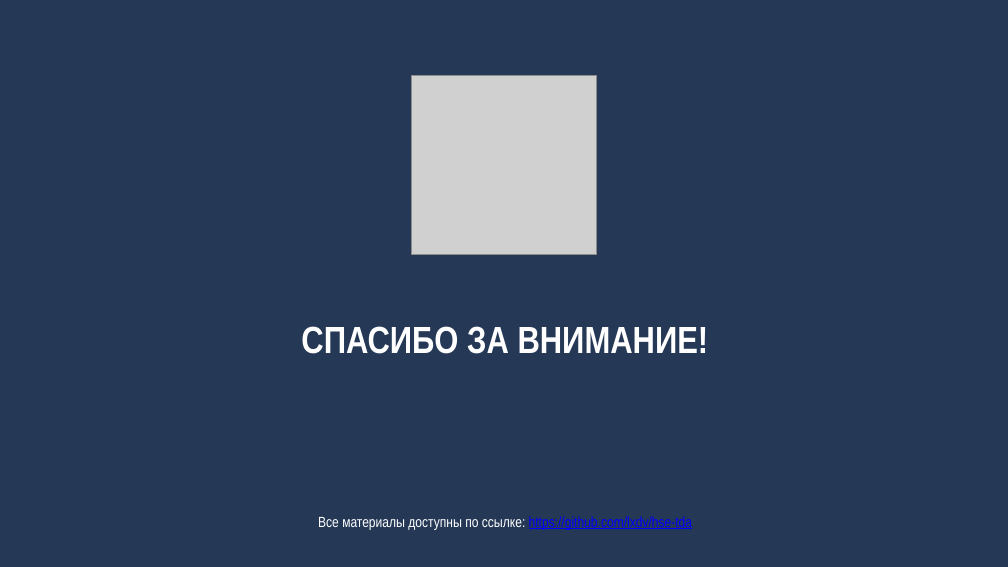
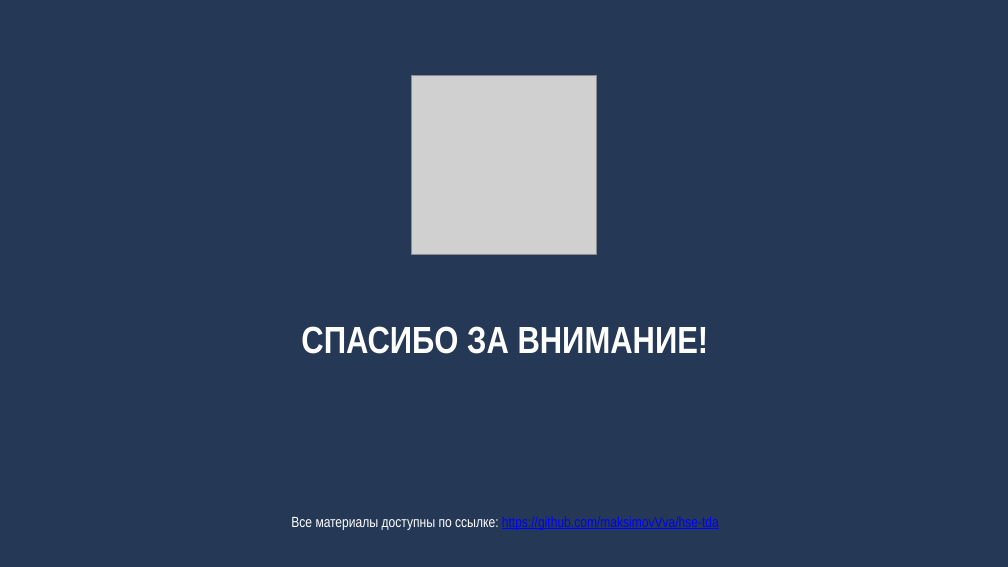
Before and after one commit to maksimovVva/hse-tda, a slide deck: slide 12 of survey.pptx. Drawn at 1008x567 pixels with LibreOffice and Linux fonts; fonts in the diff are those of the drawing; grey boxes stand for pictures. Boxes give left, top, right and bottom in pixels: in the first picture for what was removed or moved away, otherwise in the second. Text is boxed around its words. In the diff, an @@ line names an element or a change of style, - is before the commit and + after.

Commit message:
Light fix

```diff
--- a/survey.pptx
+++ b/survey.pptx
@@ text at [291,516,719,530]: text changed @@
-Все материалы доступны по ссылке: https://github.com/lxdv/hse-tda
+Все материалы доступны по ссылке: https://github.com/maksimovVva/hse-tda
```
